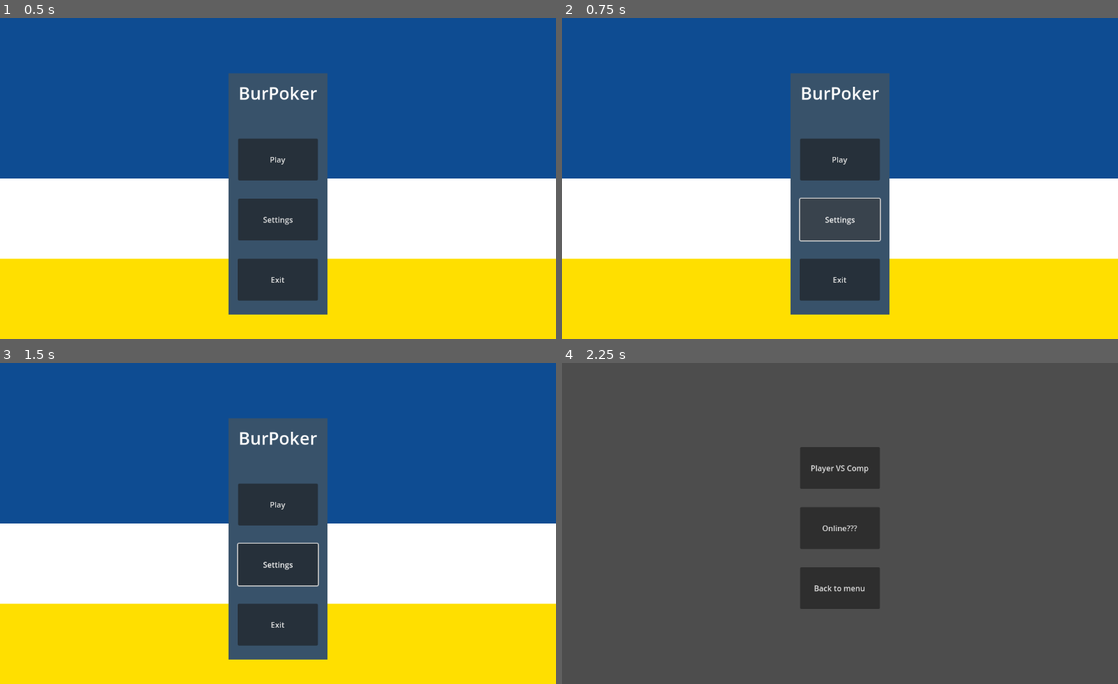
Above: before the commit, frames 1-4 (two rows, left to right).
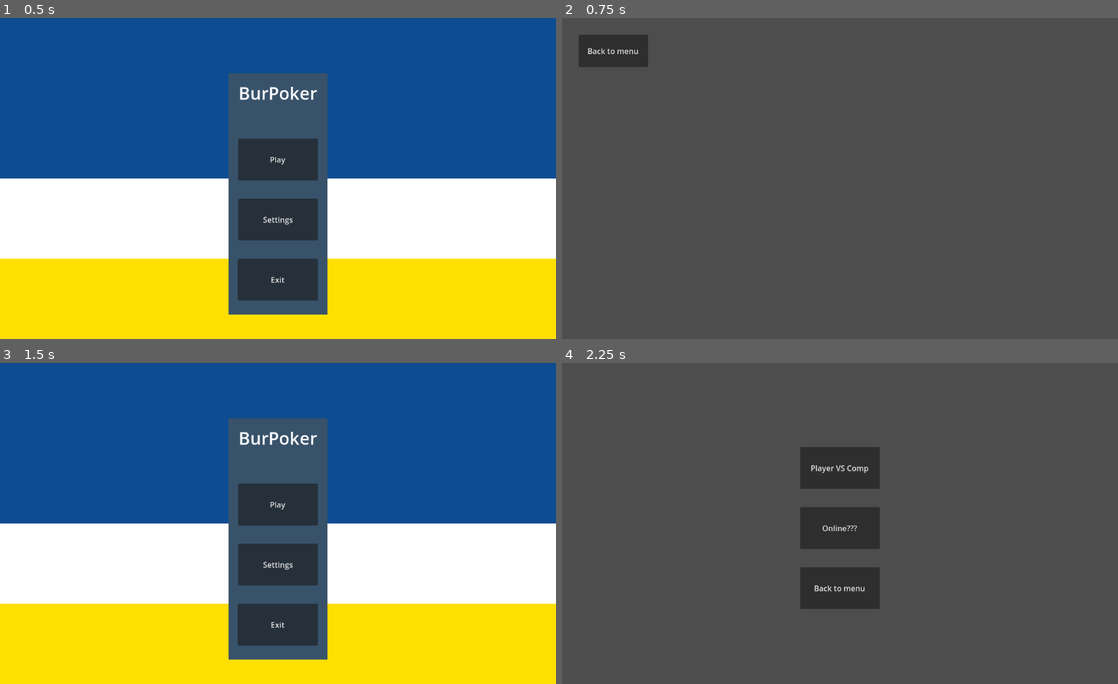
Above: after the commit, the same moments.

Repository: Zandaru117/Project_BurPoker_S1
Game: Godot game, scene res://scenes/MainMenu.tscn
Same seed, same stepped clock (60 frames per second), same inputs: the game is played once before the commit and once after it.
Inputs (mouse positions are in pixels of both pictures, inside the frame that each line leads up to):
- Up to frame 1 (0.5 s): no input
- Up to frame 2 (0.75 s): click "Settings" at 0.5 s
- Up to frame 3 (1.5 s): click (50, 395) at 1.25 s, where only the run after the commit has a clickable "Back to menu"
- Up to frame 4 (2.25 s): click "Play" at 2 s

Frame 1 is identical in both runs. In frame 2, 98% of the frame differs, in the area x 0-100%, y 0-100%; in frame 3, 0.2%; in frame 4, nothing differs.

Commit message:
commit 3

Diff:
--- a/scenes/MainMenu.tscn
+++ b/scenes/MainMenu.tscn
@@ -64,5 +64,6 @@
 text = "Play"
 metadata/_edit_use_anchors_ = true
 
+[connection signal="pressed" from="SettingsButton" to="." method="_on_settings_button_pressed"]
 [connection signal="pressed" from="ExitButton" to="." method="_on_exit_button_pressed"]
 [connection signal="pressed" from="PlayButton" to="." method="_on_play_button_pressed"]
--- a/scenes/Settings.tscn
+++ b/scenes/Settings.tscn
@@ -1,3 +1,15 @@
-[gd_scene load_steps=0 format=3 uid="uid://bidbu46k8455r"]
+[gd_scene load_steps=2 format=3 uid="uid://d0431a8sk31t2"]
+
+[ext_resource type="Script" uid="uid://ddv0c7lls2it2" path="res://scripts/ui/screens/Settings.gd" id="1_rbmmp"]
 
 [node name="Settings" type="Node2D"]
+script = ExtResource("1_rbmmp")
+
+[node name="BackToMenuButton" type="Button" parent="."]
+offset_left = 35.0
+offset_top = 35.0
+offset_right = 179.0
+offset_bottom = 102.0
+text = "Back to menu"
+
+[connection signal="pressed" from="BackToMenuButton" to="." method="_on_back_to_menu_button_pressed"]
--- a/scripts/ui/screens/MainMenu.gd
+++ b/scripts/ui/screens/MainMenu.gd
@@ -16,3 +16,6 @@
 
 func _on_exit_button_pressed() -> void:
 	get_tree().quit()
+
+func _on_settings_button_pressed() -> void:
+	get_tree().change_scene_to_file("res://scenes/Settings.tscn")
--- /dev/null
+++ b/scripts/ui/screens/Settings.gd
@@ -0,0 +1,16 @@
+extends Node2D
+
+
+# Called when the node enters the scene tree for the first time.
+func _ready() -> void:
+	pass # Replace with function body.
+
+
+# Called every frame. 'delta' is the elapsed time since the previous frame.
+func _process(delta: float) -> void:
+	pass
+
+
+
+func _on_back_to_menu_button_pressed() -> void:
+	get_tree().change_scene_to_file("res://scenes/MainMenu.tscn")
Not shown, added: scripts/ui/screens/Settings.gd.uid
